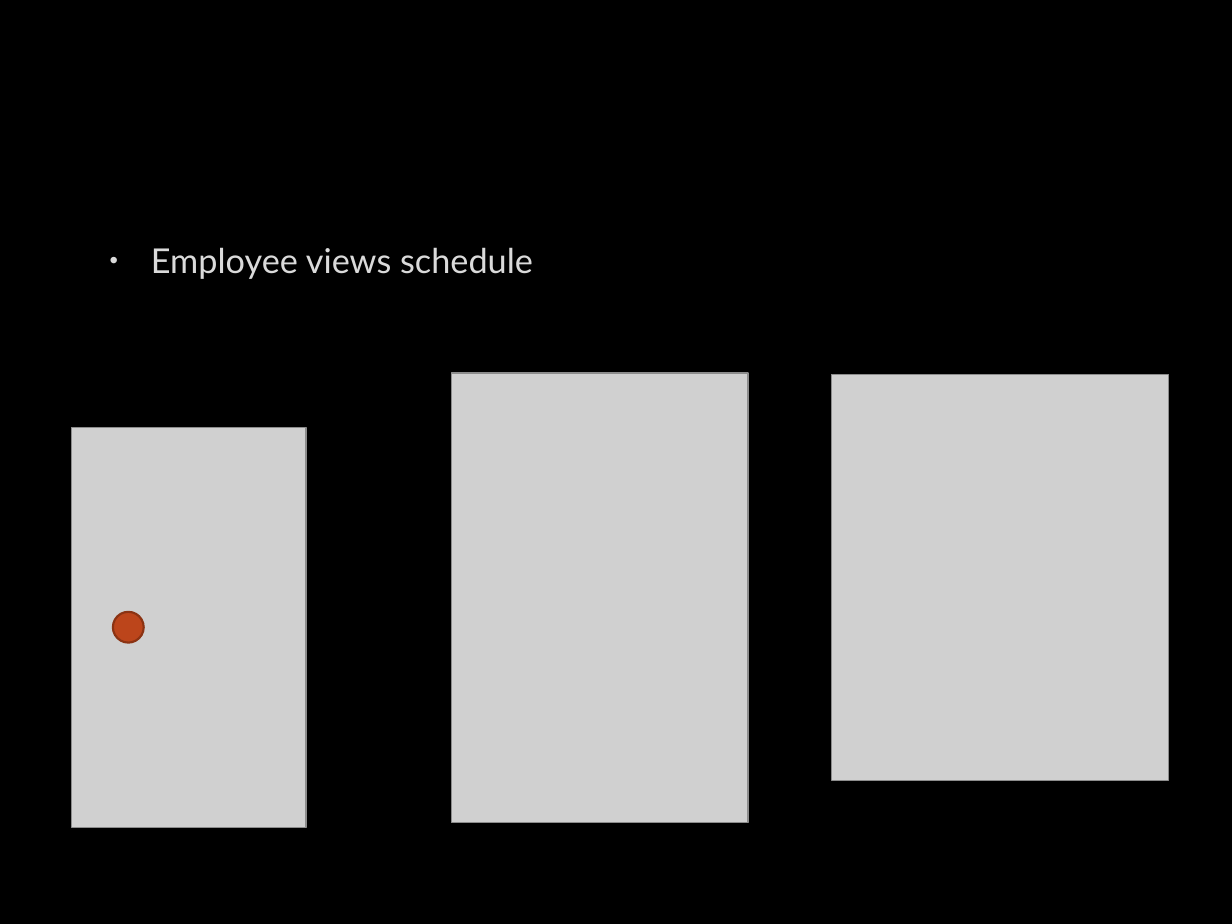
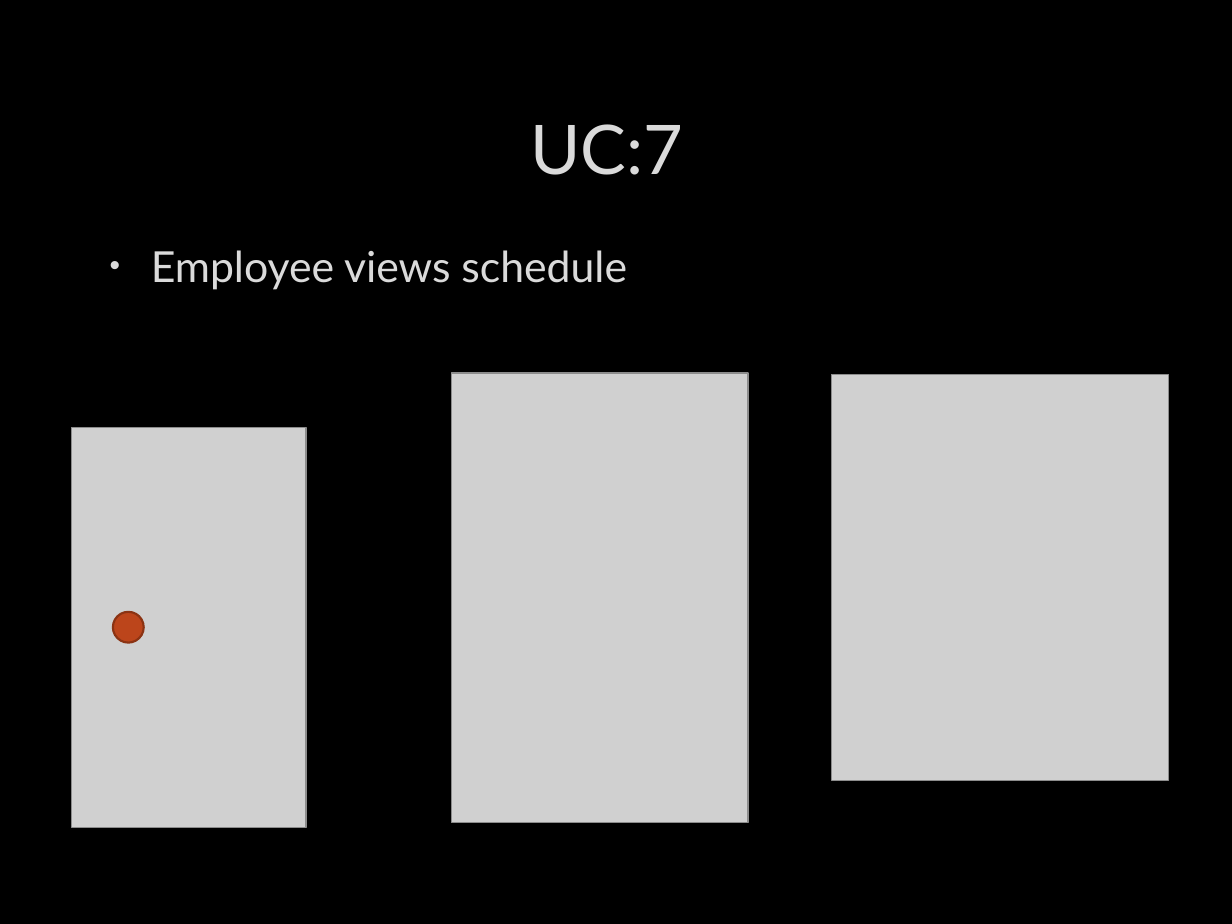
Before and after one commit to ddave2122/Group6, a slide deck: slide 13 of MobAppFinalPresent.pptx. Drawn at 1232x924 pixels with LibreOffice and Linux fonts; fonts in the diff are those of the drawing; grey boxes stand for pictures; background and template pictures are left out. Boxes give left, top, right and bottom in pixels: in the first picture for what was removed or moved away, otherwise in the second. Text is boxed around its words. In the diff, an @@ line names an element or a change of style, - is before the commit and + after.

```diff
--- a/MobAppFinalPresent.pptx
+++ b/MobAppFinalPresent.pptx
@@ title added at (530,124,683,175), 40 pt, text #DADADA @@
+UC:7
@@ text "Employee views schedule" at (151,250,627,290): size 20 to 25 pt; more space between paragraphs @@
```
Also in this commit, not shown: 6 other slides changed.
